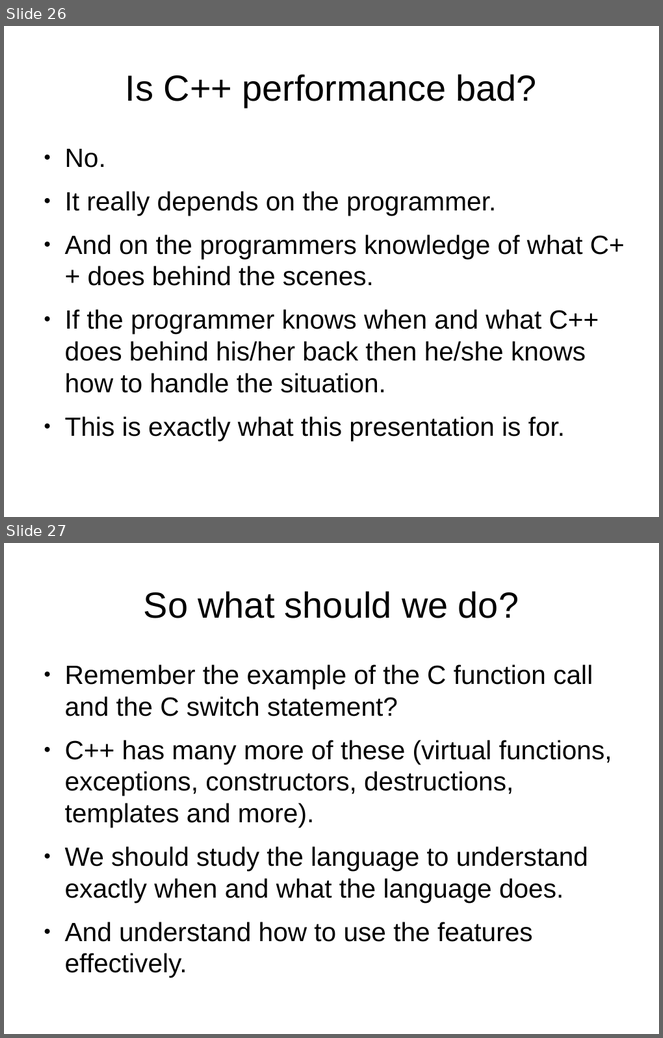
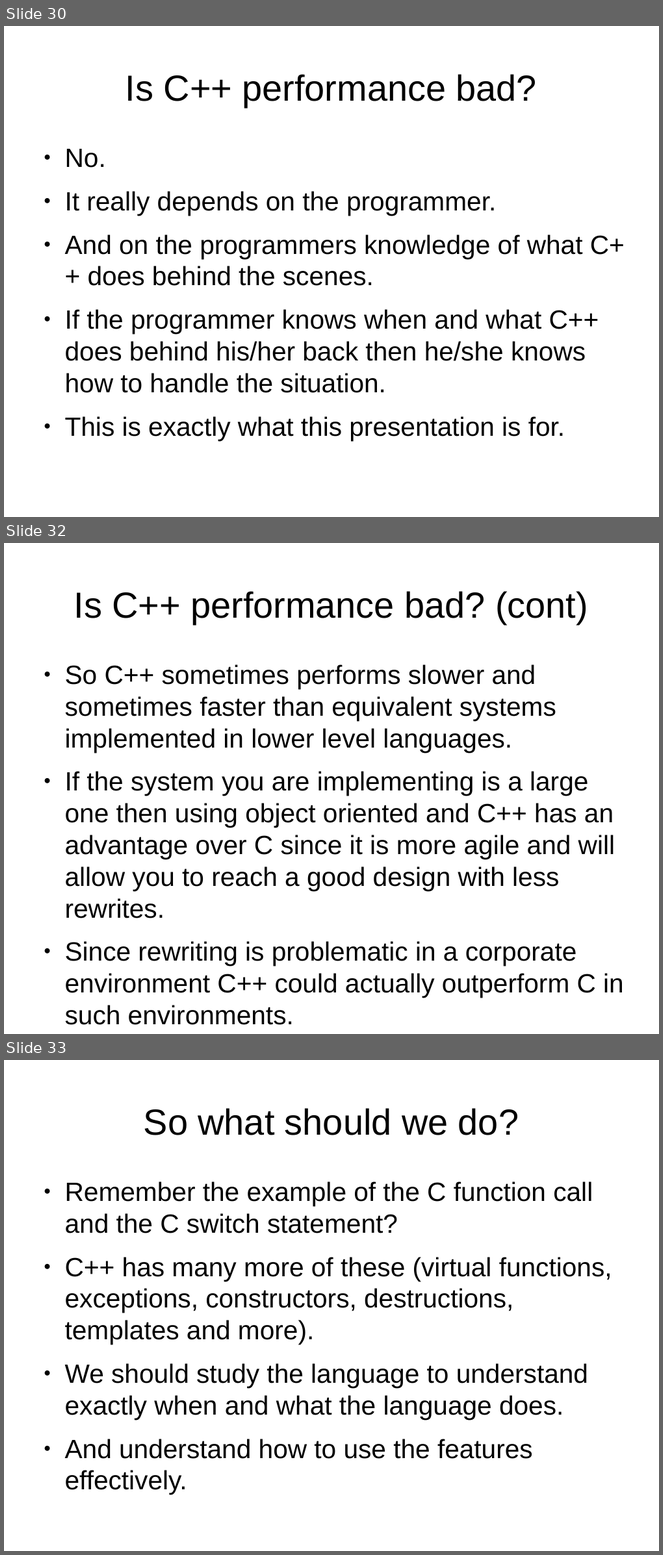
Before and after one commit to veltzer/demos-linux, a slide deck: multi_core/effective_cplusplus.odp. Shown one above the other, each under a label of ours: slides 26 and 27 before the commit, slides 30, 32 and 33 after it; the slides between them are not shown. The pictures are 663x1038 and 663x1555 pixels, drawn with LibreOffice and Linux fonts; fonts in the diff are those of the drawing. Boxes give left, top, right and bottom in pixels: in the first picture for what was removed or moved away, otherwise in the second. Text is boxed around its words. In the diff, an @@ line names an element or a change of style, - is before the commit and + after.

```diff
--- a/multi_core/effective_cplusplus.odp
+++ b/multi_core/effective_cplusplus.odp
@@ slide 32 added at (4, 543, 659, 1034), background #FFFFFF @@
@@ title added at (74, 591, 588, 624), 44 pt, text #000000 @@
+Is C++ performance bad? (cont)
@@ text added at (65, 665, 624, 998), 32 pt, text #000000 @@
+● So C++ sometimes performs slower and sometimes faster than equivalent systems implemented in lower level languages.
+● If the system you are implementing is a large one then using object oriented and C++ has an advantage over C since it is more agile and will allow you to reach a good design with less rewrites.
+● Since rewriting is problematic in a corporate environment C++ could actually outperform C in such environments.
@@ what was slide 26 is now slide 30 @@
@@ what was slide 27 is now slide 33 @@
```
Also in this commit, not shown: 7 slides changed, 30 other slides added, 3 other files.
